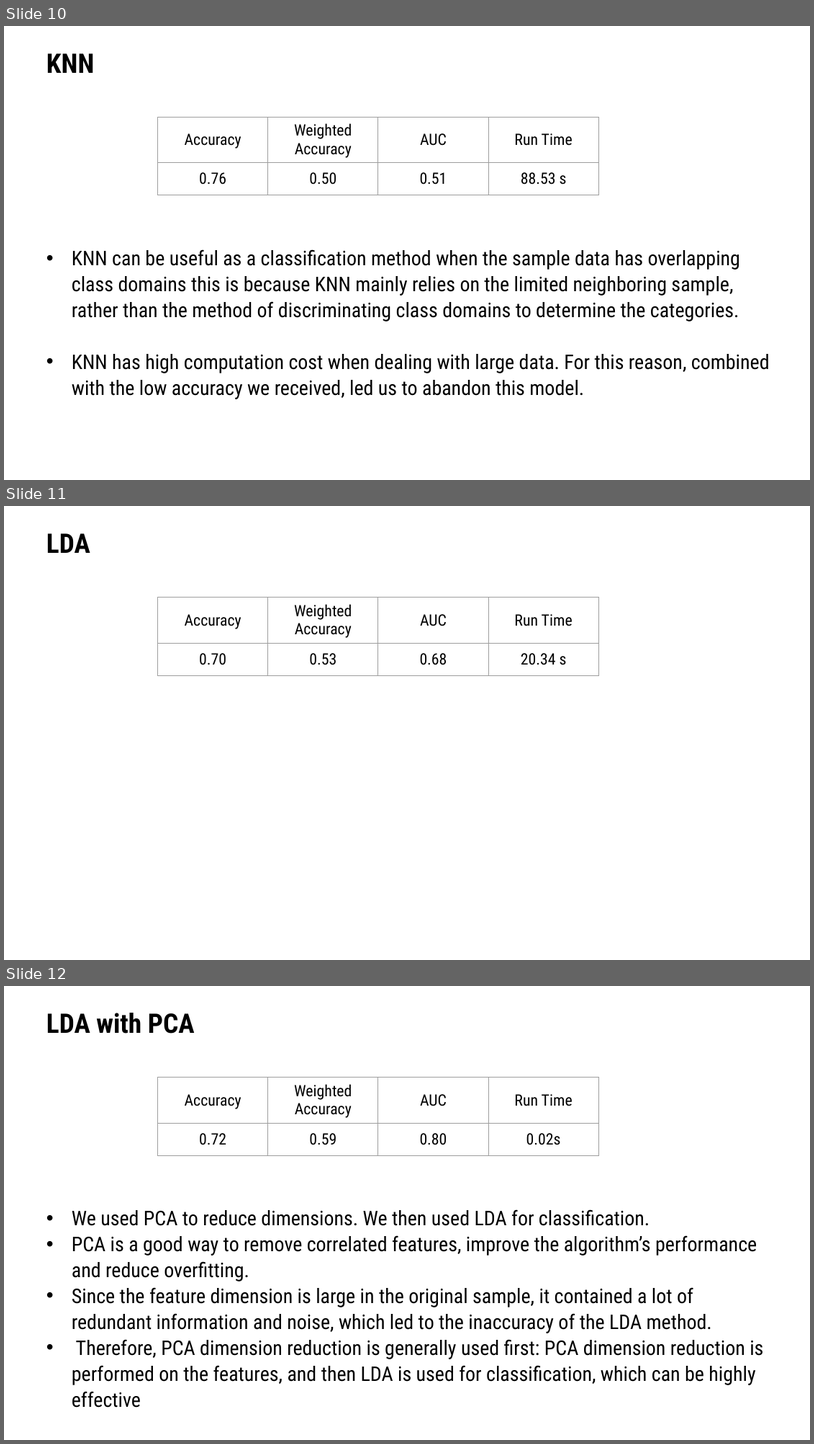
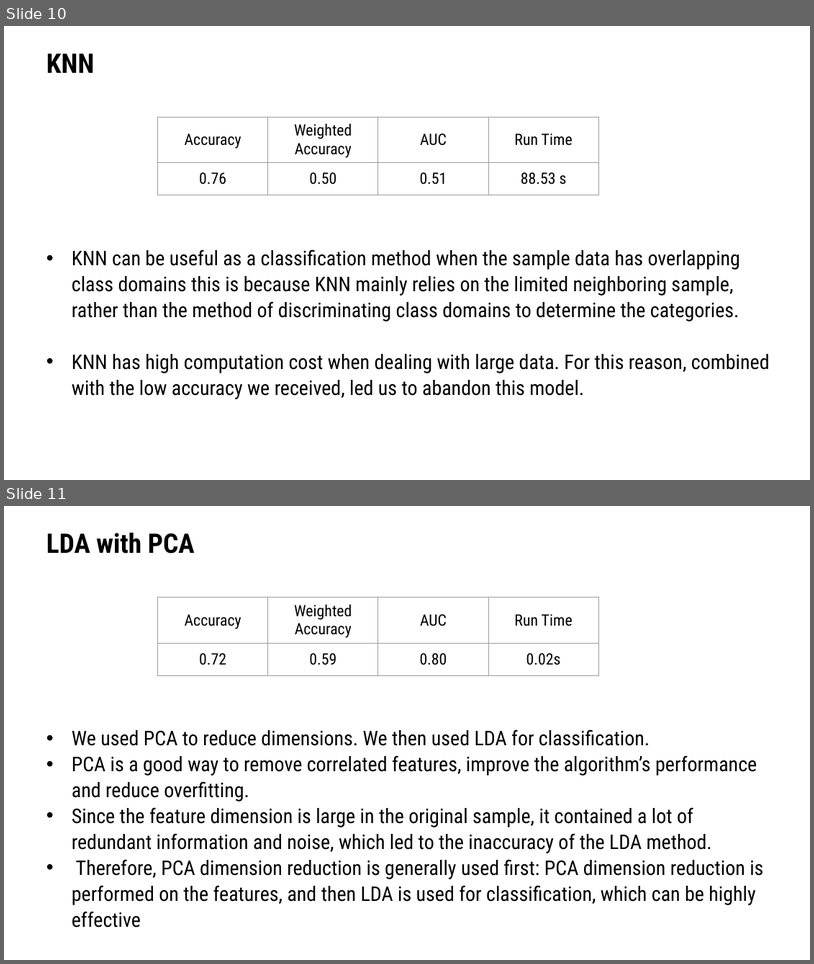
Before and after one commit to TZstatsADS/Fall2020-Project3-group5, a slide deck: doc/presentation.pptx. Shown one above the other, each under a label of ours: slides 10, 11 and 12 before the commit, slides 10 and 11 after it. The pictures are 814x1444 and 814x964 pixels, drawn with LibreOffice and Linux fonts; fonts in the diff are those of the drawing; background and template pictures are left out. Boxes give left, top, right and bottom in pixels: in the first picture for what was removed or moved away, otherwise in the second. Text is boxed around its words. In the diff, an @@ line names an element or a change of style, - is before the commit and + after.

```diff
--- a/doc/presentation.pptx
+++ b/doc/presentation.pptx
@@ slide 11 removed at <box>4,506,810,960</box>, background picture (left out) @@
@@ text removed at <box>46,533,90,553</box> @@
-LDA
@@ table removed at <box>158,597,600,675</box>, 2 rows, 4 columns @@
-Accuracy | Weighted Accuracy | AUC | Run Time
-0.70 | 0.53 | 0.68 | 20.34 s
@@ what was slide 12 is now slide 11 @@
```
